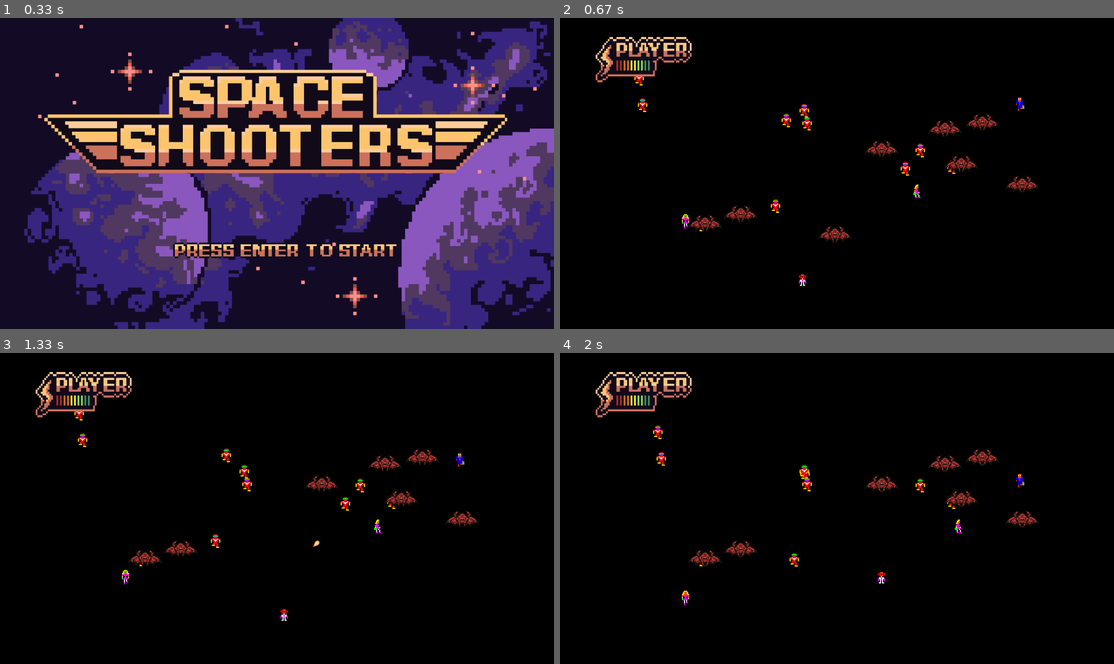
Above: before the commit, frames 1-4 (two rows, left to right).
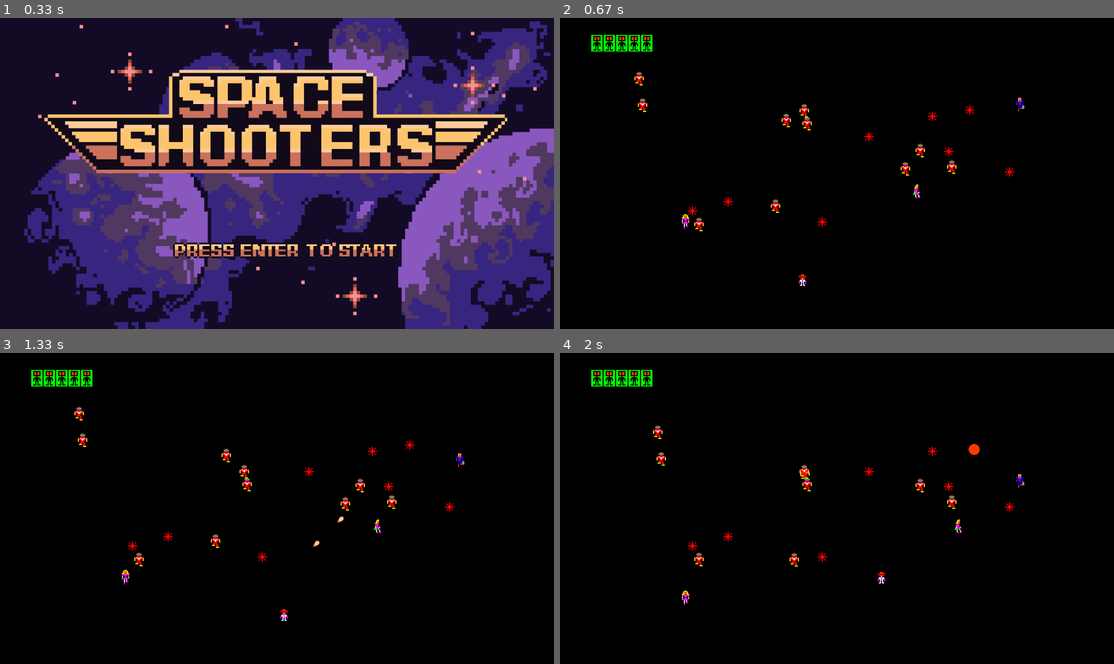
Above: after the commit, the same moments.

Repository: franaraujo3/Robotron-2084-pygame
Game: pygame game, started from main.py
Two runs of this game, one before a commit and one after it. Both use one fixed random seed, a clock stepped at 60 frames per second and the inputs below.
Inputs (mouse positions are in pixels of both pictures, inside the frame that each line leads up to):
- Up to frame 1 (0.33 s): no input
- Up to frame 2 (0.67 s): tap Enter at 0.33 s
- Up to frame 3 (1.33 s): click (282, 530) at 0.72 s; hold D from 1 s (still down); move the mouse to (144, 511) at 1.03 s
- Up to frame 4 (2 s): release D at 1.47 s; hold W 1.5-1.8 s; hold D from 1.83 s (still down)

Frame 1 is identical in both runs. In frame 2, 2.5% of the frame differs, in the area x 5-87%, y 5-73%; in frame 3, 2.4%; in frame 4, 2.4%.

Commit message:
Finished sprites
finally thank god

Diff:
--- a/GameStates/gameplay.py
+++ b/GameStates/gameplay.py
@@ -31,8 +31,8 @@
         self.temp_pickups = []
         ship = PlayerShip('Sprites/Player/Player_Walking_Down', (screen_width / 2 - 100, screen_height - 140))
         self.health_bars = pygame.sprite.Group()
-        health1 = HealthBar(ship, 'ship_healthbar', 600, 420)
-        health1.rect.center = (0, -50)
+        health1 = HealthBar(ship, 'ship_healthbar', 180, 111)
+        health1.rect.center = (120, 40)
         self.health_bars.add(health1)
         self.players = [ship]
         self.ships.add(ship)
@@ -44,6 +44,7 @@
         self.level_timer = 0
         self.transition = 2
         self.done = False
+        self.died_lol = False
         self.next_state = "GAMEOVER"
 
     # Check if an event happens
@@ -118,6 +119,7 @@
                 self.done = True
                 pygame.mixer.fadeout(1500)
             else:
+                self.died_lol = True
                 self.ships.add(self.players[0])
                 self.sprites.add(self.players[0])
                 self.transition = 1
@@ -229,8 +231,9 @@
             ship.lose_hp(enemy.damage)
 
     def human_collect(self, human):
-        self.score += 1000 + self.humans_rescued * 1000
-        self.humans_rescued += 1
-        if self.humans_rescued % 10 == 0:
-            self.players[0].hp += 1
+        if not self.died_lol:
+            self.score += 1000 + self.humans_rescued * 1000
+            self.humans_rescued += 1
+            if self.humans_rescued % 10 == 0:
+                self.players[0].hp += 1
         human.kill()
--- a/enemy_types.py
+++ b/enemy_types.py
@@ -126,7 +126,7 @@
         super().__init__()
         self.hp = 1
         self.damage = 1
-        self.make_ship('Sprites/enemy_1', 'Sprites/enemy_fire')
+        self.make_ship('Sprites/Electrodes', 'Sprites/enemy_fire')
         self.move_timer = 0
         self.target = pygame.math.Vector2(0, 0)
 
@@ -139,7 +139,7 @@
         self.shot_time = 150
         self.damage = 1
         self.shot_tilt = 0
-        self.make_ship('Sprites/enemy_3', 'Sprites/enemy_fire2')
+        self.make_ship('Sprites/EnemyTank/Idle', 'Sprites/EnemyTank/Bullet')
         self.move_timer = 0
         self.pos = pygame.math.Vector2(self.rect.x, self.rect.y)
         self.vel = pygame.math.Vector2(0, 0)
@@ -167,7 +167,7 @@
     def create_shots(self):
         shot_direction = pygame.math.Vector2(self.target.x - self.rect.centerx,
                                              self.target.y - self.rect.centery).normalize()
-        shots = [BounceShot(self, shot_direction.x*5, shot_direction.y*5, shot_direction.x, shot_direction.y, 2)]
+        shots = [BounceShot(self, shot_direction.x, shot_direction.y, shot_direction.x, shot_direction.y, 2)]
         return shots
 
     def set_target(self, target):
Binary file changed: Sprites/Electrodes/tile000.png
Binary file removed: Sprites/Electrodes/tile001.png
Binary file removed: Sprites/Electrodes/tile002.png
Binary file removed: Sprites/Electrodes/tile003.png
Binary file removed: Sprites/Electrodes/tile004.png
Binary file removed: Sprites/Electrodes/tile005.png
Binary file removed: Sprites/Electrodes/tile006.png
Binary file removed: Sprites/Electrodes/tile007.png
Binary file removed: Sprites/Electrodes/tile008.png
Renamed: Sprites/EnemyTank/Bullet.png -> Sprites/EnemyTank/Bullet/tile000.png
Renamed: Sprites/EnemyTank/Iddle/tile000.png -> Sprites/EnemyTank/Idle/tile000.png
Renamed: Sprites/EnemyTank/Iddle/tile001.png -> Sprites/EnemyTank/Idle/tile001.png
(and 13 more such lines)
